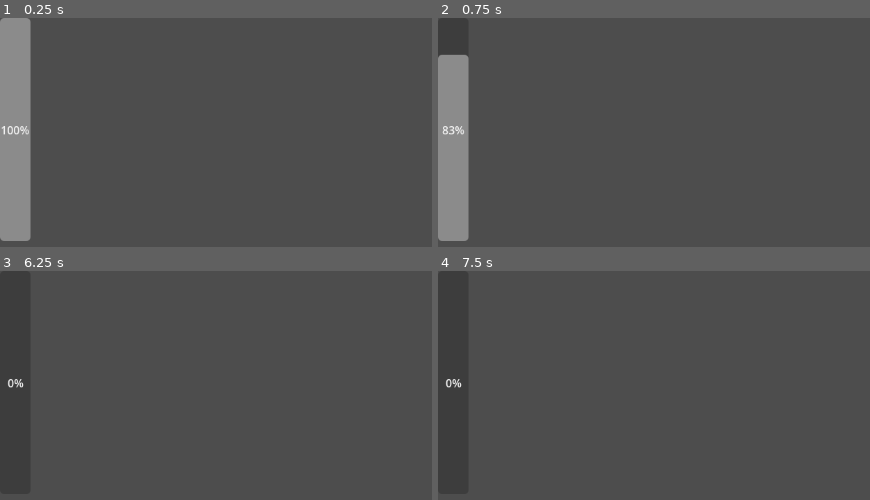
Above: before the commit, frames 1-4 (two rows, left to right).
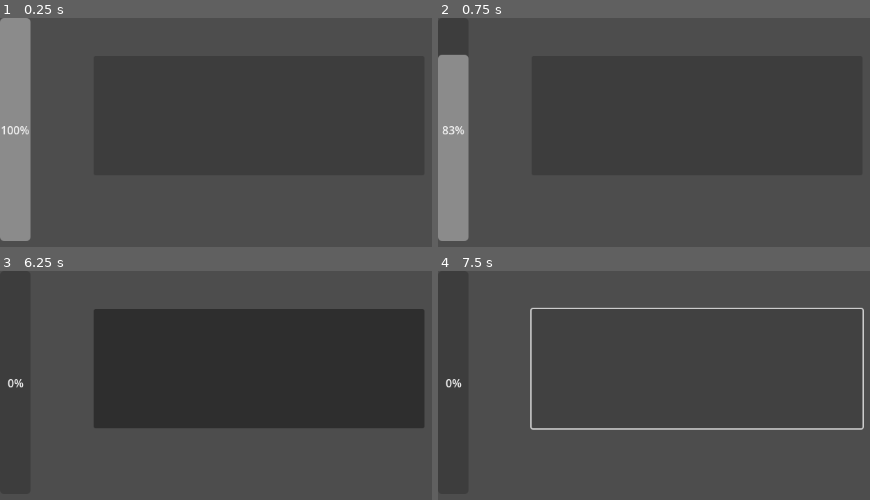
Above: after the commit, the same moments.

Repository: Game-Development-Club-at-UMD/Ludum-Dare-58
Game: Godot game, scene res://CombatTimer/combat_timer.tscn
Two runs of this game, one before a commit and one after it. Both use one fixed random seed, a clock stepped at 60 frames per second and the inputs below. This scene is started directly instead of the project's main scene.
Inputs (mouse positions are in pixels of both pictures, inside the frame that each line leads up to):
- Up to frame 1 (0.25 s): no input
- Up to frame 2 (0.75 s): tap Enter at 0.5 s; tap Space (Dodge) at 0.6 s
- Up to frame 3 (6.25 s): tap Space (Dodge) at 1.25, 1.35, 2.1, 2.85, 3.5, 3.6, 4.35, 5, 5.1, 5.85 s; tap Enter at 2, 4.25 s
- Up to frame 4 (7.5 s): click (697, 369) at 6.52 s; click (697, 369) at 7.27 s

The runs differ from the first frame. In frame 3, 40% of the frame differs, in the area x 21-99%, y 16-69%; in frame 4, 1.5%.

Commit message:
Added a tester button that correlates to the timer

Diff:
--- a/ludum-dare-58/CombatTimer/combat_timer.gd
+++ b/ludum-dare-58/CombatTimer/combat_timer.gd
@@ -2,7 +2,7 @@
 
 @onready var timer = $Timer
 @onready var progressbar = $ProgressBar
-
+@onready var button = $Button
 
 # Called when the node enters the scene tree for the first time.
 func _ready() -> void:
@@ -12,4 +12,12 @@
 
 # Called every frame. 'delta' is the elapsed time since the previous frame.
 func _process(delta:) -> void:
+	if(timer.time_left > 0):
+		button.disabled = true
+	else:
+		button.disabled = false
 	progressbar.value = timer.time_left
+
+
+func _on_button_button_down() -> void:
+	print("yay")
--- a/ludum-dare-58/CombatTimer/combat_timer.tscn
+++ b/ludum-dare-58/CombatTimer/combat_timer.tscn
@@ -16,3 +16,12 @@
 [node name="Timer" type="Timer" parent="."]
 unique_name_in_owner = true
 one_shot = true
+
+[node name="Button" type="Button" parent="."]
+unique_name_in_owner = true
+offset_left = 135.0
+offset_top = 55.0
+offset_right = 612.0
+offset_bottom = 227.0
+
+[connection signal="button_down" from="Button" to="." method="_on_button_button_down"]
